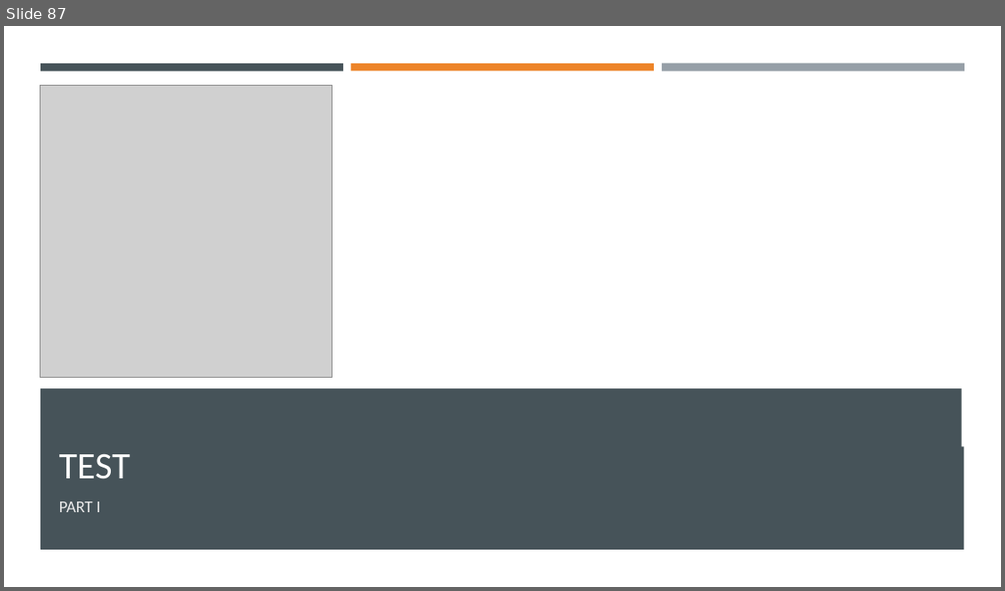
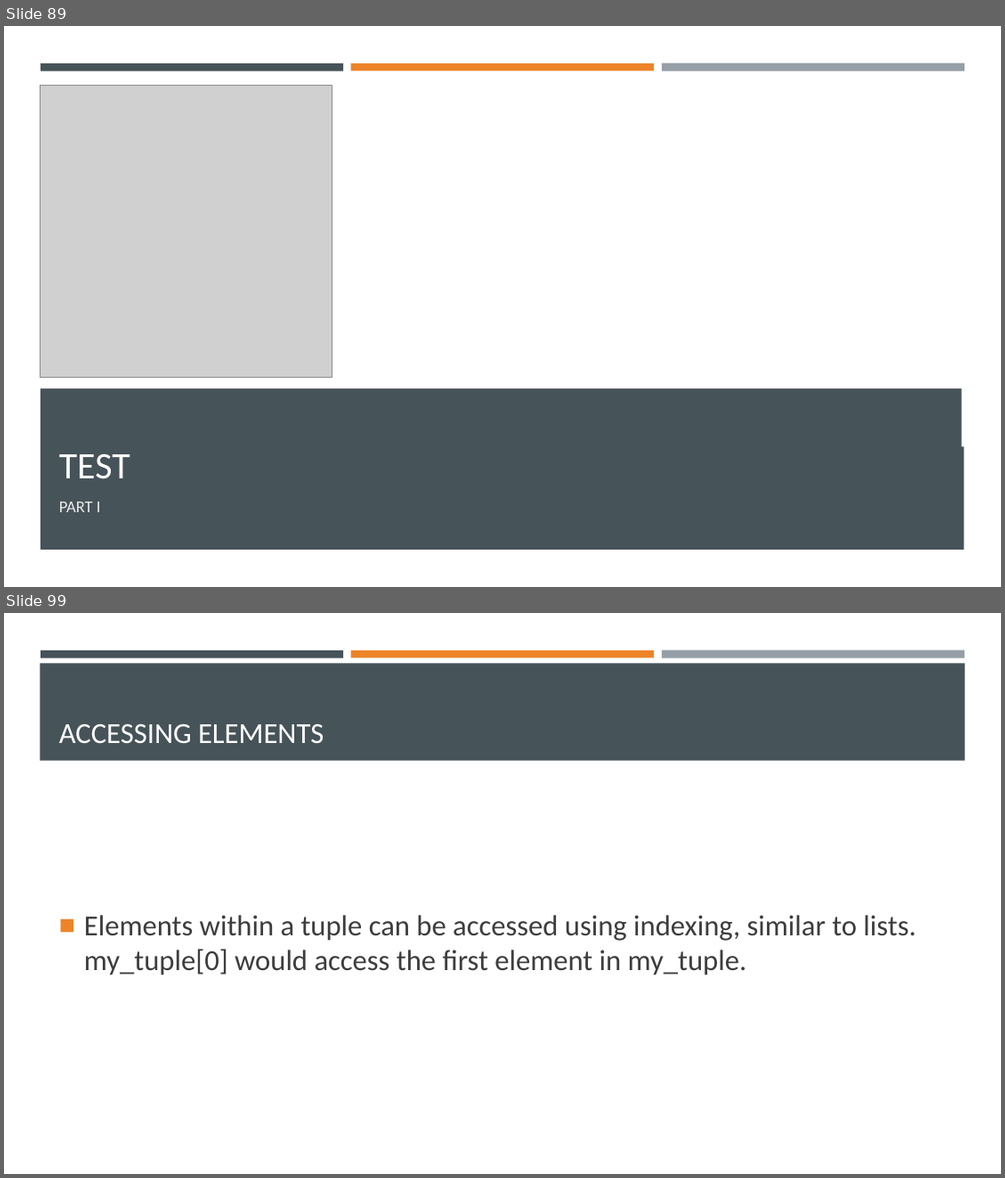
Before and after one commit to Ghost0396/iot, a slide deck: python/Python 3.pptx. Shown one above the other, each under a label of ours: slide 87 before the commit, slides 89 and 99 after it; the slides between them are not shown. The pictures are 1005x591 and 1005x1178 pixels, drawn with LibreOffice and Linux fonts; fonts in the diff are those of the drawing; grey boxes stand for pictures. Boxes give left, top, right and bottom in pixels: in the first picture for what was removed or moved away, otherwise in the second. Text is boxed around its words. In the diff, an @@ line names an element or a change of style, - is before the commit and + after.

```diff
--- a/python/Python 3.pptx
+++ b/python/Python 3.pptx
@@ slide 99 added at <box>4,613,1001,1174</box>, background #FFFFFF @@
@@ rectangle added at <box>40,663,965,761</box>, fill #465359 @@
@@ rectangle added at <box>40,650,343,657</box>, fill #465359 @@
@@ rectangle added at <box>351,650,654,657</box>, fill #ED8428 @@
@@ rectangle added at <box>662,650,964,658</box>, fill #969FA7 @@
@@ title added at <box>59,724,324,743</box>, 28 pt, text #FFFFFF @@
+ACCESSING ELEMENTS
@@ text added at <box>84,915,915,975</box>, 28 pt, text #3D3D3D @@
+■ Elements within a tuple can be accessed using indexing, similar to lists. my_tuple[0] would access the first element in my_tuple.
@@ what was slide 87 is now slide 89 @@
```
Also in this commit, not shown: 1 slide changed, 13 other slides added, 2 other files.
